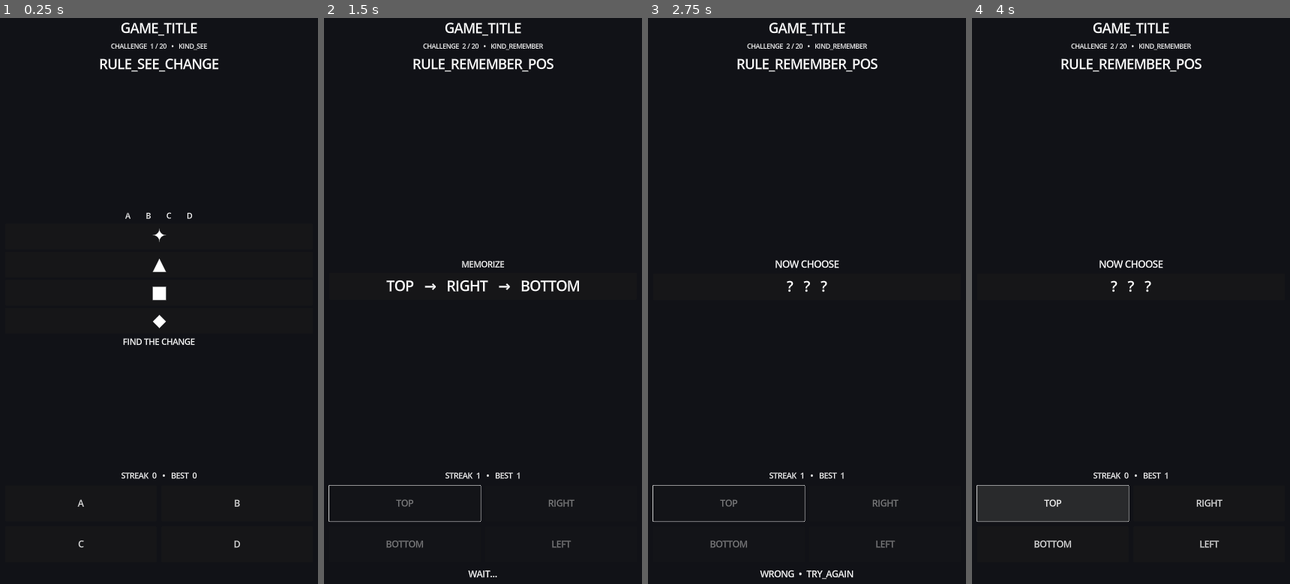
Above: before the commit, frames 1-4 (left to right).
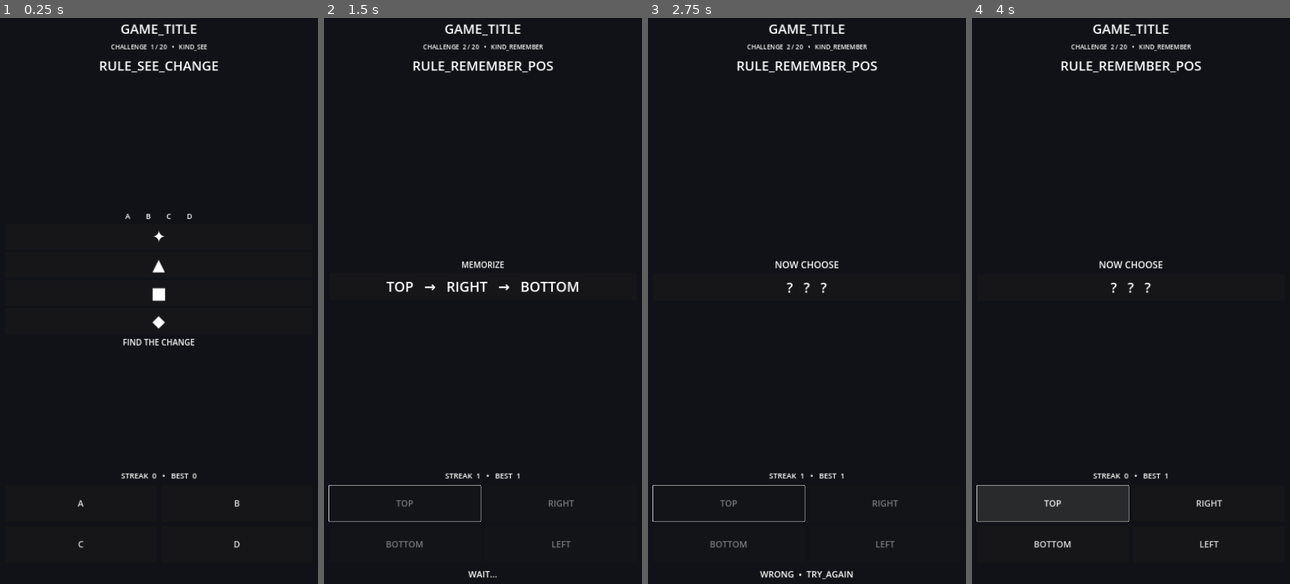
Above: after the commit, the same moments.

Repository: lukeniukrostyslav/rulebreak8
Game: Godot game, scene res://main.tscn
Same seed, same stepped clock (60 frames per second), same inputs: the game is played once before the commit and once after it.
Inputs:
- Up to frame 1 (0.25 s): no input
- Up to frame 2 (1.5 s): click "A" at 0.5 s
- Up to frame 3 (2.75 s): click "TOP" at 2 s
- Up to frame 4 (4 s): tap Enter at 2.75 s; tap Space at 3.5 s

The runs differ from the first frame. In frame 1, 1.4% of the frame differs, in the area x 24-76%, y 0-94%; in frame 2, 2.0%, in the area x 19-81%, y 0-99%; in frame 3, 1.8%; in frame 4, 1.7%.

Commit message:
Preserve Godot 4.3 mobile settings while removing missing translation registrations

Diff:
--- a/project.godot
+++ b/project.godot
@@ -1,11 +1,11 @@
-; Engine configuration file.
-; RULEBREAK — Godot 4.3
-
+; RULEBREAK - Android-first premium puzzle game
+; Godot 4.x
 config_version=5
 
 [application]
 config/name="RULEBREAK"
 run/main_scene="res://main.tscn"
+config/features=PackedStringArray("4.3")
 
 [display]
 window/size/viewport_width=1080
@@ -14,18 +14,13 @@
 window/size/window_height_override=960
 window/stretch/mode="canvas_items"
 
+[internationalization]
+locale/fallback="en"
+
 [rendering]
 renderer/rendering_method="gl_compatibility"
 renderer/rendering_method.mobile="gl_compatibility"
+textures/default_filters/use_nearest_mipmap_filter=false
 
 [input]
-tap={
-"deadzone": 0.5,
-"events": [Object(InputEventMouseButton,"button_index":1,"pressed":true)]
-}
-
-[internationalization]
-locale/fallback="en"
-
-[gui]
-theme/default_font_multichannel_signed_distance_field=true
+tap={"deadzone":0.5,"events":[Object(InputEventScreenTouch,"pressed":true), Object(InputEventMouseButton,"button_index":1,"pressed":true)]}
